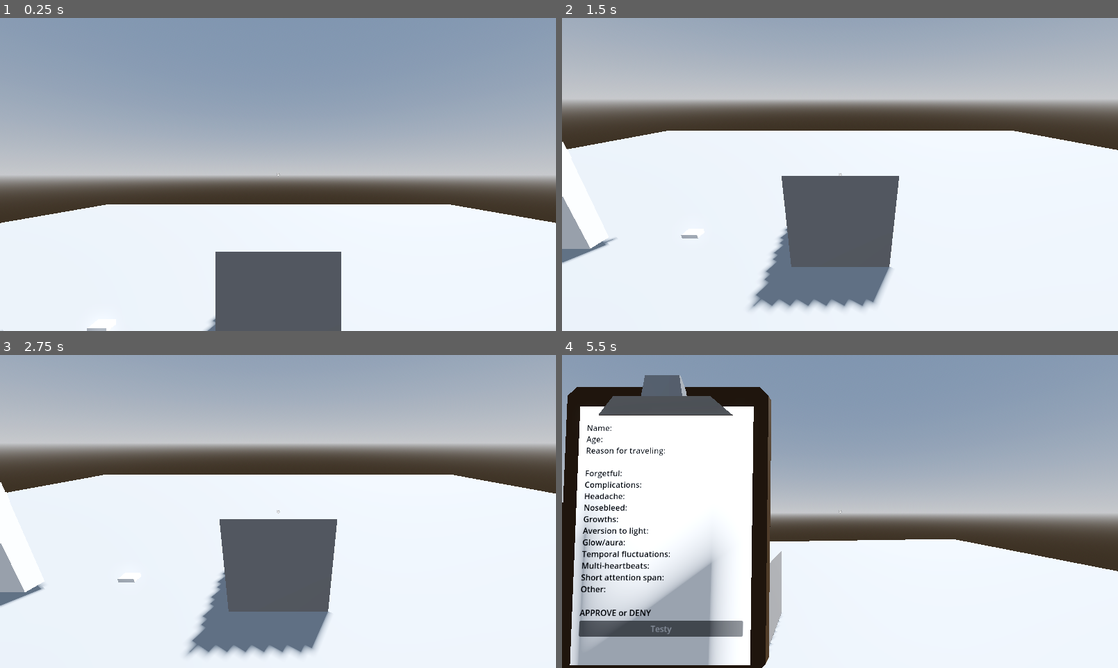
Above: before the commit, frames 1-4 (two rows, left to right).
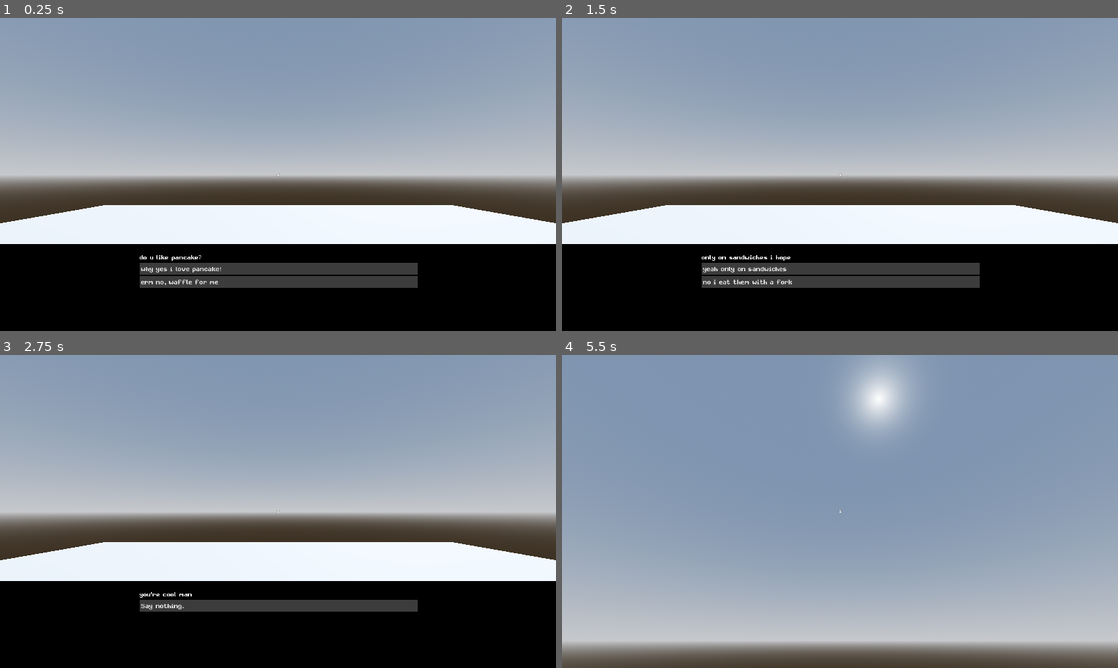
Above: after the commit, the same moments.

Repository: Tzeryushi/The-Filter
Game: Godot game, scene res://scenes/proto_scene.tscn
The game is run twice, just before and just after one commit, with the same random seed, the same clock (stepped at 60 frames per second) and the same inputs. This scene is started directly instead of the project's main scene. Sound files missing from this copy of the repository are replaced by a short silence.
Inputs (mouse positions are in pixels of both pictures, inside the frame that each line leads up to):
- Up to frame 1 (0.25 s): no input
- Up to frame 2 (1.5 s): click (840, 268) at 0.5 s, where only the run after the commit has a clickable "why yes i love pancake!"; click (840, 277) at 1.25 s, where only the run after the commit has a clickable "Patty"
- Up to frame 3 (2.75 s): click (278, 605) at 2 s, where only the run after the commit has a clickable "yeah only on sandwiches"
- Up to frame 4 (5.5 s): click (840, 605) at 2.75 s, where only the run after the commit has a clickable "Say nothing."; tap Enter at 3.5 s; move the mouse to (867, 511) at 3.52 s; hold W (move_forward) 3.53-4.28 s; hold Q (clipboard) 3.53-4.28 s; tap G (drop) at 3.8, 4.35 s; move the mouse to (728, 527) at 4.27 s; hold S (move_back) 4.28-5.03 s; click (728, 527) at 4.42 s; tap E (interact) at 4.55 s; move the mouse to (895, 442) at 5.02 s; hold D (move_right) from 5.03 s (still down); hold E (interact) from 5.03 s (still down); click (895, 442) at 5.3 s

The runs differ from the first frame. In frame 1, 28% of the frame differs, in the area x 0-100%, y 59-100%; in frame 2, 86%, in the area x 0-100%, y 1-100%; in frame 3, 82%; in frame 4, 76%.

Commit message:
state fixes, clipboard object

Diff:
--- /dev/null
+++ b/assets/interactables/items/clipboard/clipboard_object.gd
@@ -0,0 +1 @@
+extends BaseItem
--- /dev/null
+++ b/assets/interactables/items/clipboard/clipboard_object.tscn
@@ -0,0 +1,23 @@
+[gd_scene load_steps=5 format=3 uid="uid://b20jxyhh16ptq"]
+
+[ext_resource type="Script" path="res://assets/interactables/items/clipboard/clipboard_object.gd" id="1_f2nea"]
+[ext_resource type="PackedScene" uid="uid://mdaj0embvoxq" path="res://assets/interactables/items/clipboard/clipboard.glb" id="1_yad8h"]
+[ext_resource type="PackedScene" uid="uid://bssfmatokdd48" path="res://assets/interactables/interaction_volume.tscn" id="2_ewhc8"]
+
+[sub_resource type="BoxShape3D" id="BoxShape3D_njyul"]
+size = Vector3(0.241211, 0.0249023, 0.329102)
+
+[node name="ClipboardObject" type="Node3D"]
+script = ExtResource("1_f2nea")
+item_name = "clipboard"
+
+[node name="clipboard" parent="." instance=ExtResource("1_yad8h")]
+
+[node name="InteractionVolume" parent="." instance=ExtResource("2_ewhc8")]
+interaction_text = "Pick up clipboard"
+
+[node name="CollisionShape3D" type="CollisionShape3D" parent="InteractionVolume"]
+transform = Transform3D(1, 0, 0, 0, 1, 0, 0, 0, 1, 0, 0.00708008, 0)
+shape = SubResource("BoxShape3D_njyul")
+
+[connection signal="interacted" from="InteractionVolume" to="." method="_on_interaction_volume_interacted"]
--- a/entities/player/item_manager.gd
+++ b/entities/player/item_manager.gd
@@ -23,7 +23,7 @@
 
 var is_swapping: bool = false
 var is_inventory_full : get = get_is_inventory_full
-var is_clipboard_acquired: bool = true
+var is_clipboard_acquired: bool = false
 var is_clipboard_held: bool = false
 
 
@@ -103,18 +103,25 @@
 		current_item.process_frame(delta)
 
 
-func pickup_item(item_name: String) -> void:
+func pickup_item(item_name: String) -> bool:
 	if item_name == clipboard.item_name:
 		if not is_clipboard_acquired:
 			clipboard_acquired.emit()
 			is_clipboard_acquired = true
+			swap_clipboard()
+			return true
+		else:
+			return false
+
+	if is_inventory_full:
+		return false
 
 	if current_item:
 		deactivate_item()
-
 	inventory_array.append(item_list[item_name])
 	current_item = inventory_array.back()
 	activate_item()
+	return true
 
 
 func drop_item(_index: int = -1) -> void:
@@ -125,7 +132,10 @@
 	deactivate_item()
 	await anim_player.animation_finished
 
-	SceneManager.get_top_scene().add_child(new_item)
+	if SceneManager.has_scenes():
+		SceneManager.get_top_scene().add_child(new_item)
+	else:
+		camera.get_parent().get_parent().add_child(new_item)
 	# Find intersection from front of arm to the next environmental obstacle
 	var place_point: Vector3
 	place_point = get_tree().get_first_node_in_group("player").global_position
--- a/entities/player/player.gd
+++ b/entities/player/player.gd
@@ -43,10 +43,7 @@
 
 
 func add_item(item_name: String) -> bool:
-	if !item_manager.is_inventory_full:
-		item_manager.pickup_item(item_name)
-		return true
-	return false
+	return item_manager.pickup_item(item_name)
 
 
 func _on_item_manager_clipboard_held(is_held):
--- a/entities/player/player.tscn
+++ b/entities/player/player.tscn
@@ -268,6 +268,85 @@
 "flashlight_deactivate": SubResource("Animation_q75sy")
 }
 
+[sub_resource type="Animation" id="Animation_hfg2d"]
+length = 0.001
+tracks/0/type = "value"
+tracks/0/imported = false
+tracks/0/enabled = true
+tracks/0/path = NodePath("Clipboard:position")
+tracks/0/interp = 1
+tracks/0/loop_wrap = true
+tracks/0/keys = {
+"times": PackedFloat32Array(0),
+"transitions": PackedFloat32Array(1),
+"update": 0,
+"values": [Vector3(-0.354783, 1.14381, 0)]
+}
+tracks/1/type = "value"
+tracks/1/imported = false
+tracks/1/enabled = true
+tracks/1/path = NodePath("Clipboard:rotation")
+tracks/1/interp = 1
+tracks/1/loop_wrap = true
+tracks/1/keys = {
+"times": PackedFloat32Array(0),
+"transitions": PackedFloat32Array(1),
+"update": 0,
+"values": [Vector3(0.939074, 0, 0)]
+}
+tracks/2/type = "value"
+tracks/2/imported = false
+tracks/2/enabled = true
+tracks/2/path = NodePath("Clipboard:visible")
+tracks/2/interp = 1
+tracks/2/loop_wrap = true
+tracks/2/keys = {
+"times": PackedFloat32Array(0),
+"transitions": PackedFloat32Array(1),
+"update": 1,
+"values": [false]
+}
+
+[sub_resource type="Animation" id="Animation_m51dl"]
+resource_name = "clipboard_stow"
+length = 0.15
+tracks/0/type = "value"
+tracks/0/imported = false
+tracks/0/enabled = true
+tracks/0/path = NodePath("Clipboard:position")
+tracks/0/interp = 1
+tracks/0/loop_wrap = true
+tracks/0/keys = {
+"times": PackedFloat32Array(0, 0.15),
+"transitions": PackedFloat32Array(3.03143, 1),
+"update": 0,
+"values": [Vector3(-0.197186, 1.55136, -0.238055), Vector3(-0.354783, 1.14381, 0)]
+}
+tracks/1/type = "value"
+tracks/1/imported = false
+tracks/1/enabled = true
+tracks/1/path = NodePath("Clipboard:rotation")
+tracks/1/interp = 1
+tracks/1/loop_wrap = true
+tracks/1/keys = {
+"times": PackedFloat32Array(0, 0.15),
+"transitions": PackedFloat32Array(3.03143, 1),
+"update": 0,
+"values": [Vector3(1.53996, 0, 0), Vector3(0.939074, 0, 0)]
+}
+tracks/2/type = "value"
+tracks/2/imported = false
+tracks/2/enabled = true
+tracks/2/path = NodePath("Clipboard:visible")
+tracks/2/interp = 1
+tracks/2/loop_wrap = true
+tracks/2/keys = {
+"times": PackedFloat32Array(0, 0.15),
+"transitions": PackedFloat32Array(1, 1),
+"update": 1,
+"values": [true, false]
+}
+
 [sub_resource type="Animation" id="Animation_sefwx"]
 resource_name = "clipboard_view"
 length = 0.3
@@ -306,85 +385,6 @@
 "transitions": PackedFloat32Array(1, 1),
 "update": 1,
 "values": [false, true]
-}
-
-[sub_resource type="Animation" id="Animation_hfg2d"]
-length = 0.001
-tracks/0/type = "value"
-tracks/0/imported = false
-tracks/0/enabled = true
-tracks/0/path = NodePath("Clipboard:position")
-tracks/0/interp = 1
-tracks/0/loop_wrap = true
-tracks/0/keys = {
-"times": PackedFloat32Array(0),
-"transitions": PackedFloat32Array(1),
-"update": 0,
-"values": [Vector3(-0.354783, 1.14381, 0)]
-}
-tracks/1/type = "value"
-tracks/1/imported = false
-tracks/1/enabled = true
-tracks/1/path = NodePath("Clipboard:rotation")
-tracks/1/interp = 1
-tracks/1/loop_wrap = true
-tracks/1/keys = {
-"times": PackedFloat32Array(0),
-"transitions": PackedFloat32Array(1),
-"update": 0,
-"values": [Vector3(0.939074, 0, 0)]
-}
-tracks/2/type = "value"
-tracks/2/imported = false
-tracks/2/enabled = true
-tracks/2/path = NodePath("Clipboard:visible")
-tracks/2/interp = 1
-tracks/2/loop_wrap = true
-tracks/2/keys = {
-"times": PackedFloat32Array(0),
-"transitions": PackedFloat32Array(1),
-"update": 1,
-"values": [false]
-}
-
-[sub_resource type="Animation" id="Animation_m51dl"]
-resource_name = "clipboard_stow"
-length = 0.15
-tracks/0/type = "value"
-tracks/0/imported = false
-tracks/0/enabled = true
-tracks/0/path = NodePath("Clipboard:position")
-tracks/0/interp = 1
-tracks/0/loop_wrap = true
-tracks/0/keys = {
-"times": PackedFloat32Array(0, 0.15),
-"transitions": PackedFloat32Array(3.03143, 1),
-"update": 0,
-"values": [Vector3(-0.197186, 1.55136, -0.238055), Vector3(-0.354783, 1.14381, 0)]
-}
-tracks/1/type = "value"
-tracks/1/imported = false
-tracks/1/enabled = true
-tracks/1/path = NodePath("Clipboard:rotation")
-tracks/1/interp = 1
-tracks/1/loop_wrap = true
-tracks/1/keys = {
-"times": PackedFloat32Array(0, 0.15),
-"transitions": PackedFloat32Array(3.03143, 1),
-"update": 0,
-"values": [Vector3(1.53996, 0, 0), Vector3(0.939074, 0, 0)]
-}
-tracks/2/type = "value"
-tracks/2/imported = false
-tracks/2/enabled = true
-tracks/2/path = NodePath("Clipboard:visible")
-tracks/2/interp = 1
-tracks/2/loop_wrap = true
-tracks/2/keys = {
-"times": PackedFloat32Array(0, 0.15),
-"transitions": PackedFloat32Array(1, 1),
-"update": 1,
-"values": [true, false]
 }
 
 [sub_resource type="AnimationLibrary" id="AnimationLibrary_tt4re"]
@@ -540,7 +540,7 @@
 spot_angle = 20.0013
 
 [node name="Clipboard" parent="PlayerCamera/ItemManager/InventoryRig" instance=ExtResource("18_tmpj6")]
-transform = Transform3D(1, 0, 0, 0, 0.590535, -0.807012, 0, 0.807012, 0.590535, -0.354783, 1.14381, 0)
+transform = Transform3D(1, 0, 0, 0, 0.590536, -0.807012, 0, 0.807012, 0.590536, -0.354783, 1.14381, 0)
 visible = false
 
 [node name="ClipboardAnimator" type="AnimationPlayer" parent="PlayerCamera/ItemManager/InventoryRig"]
--- a/entities/player/player_states/player_disconnected_state.gd
+++ b/entities/player/player_states/player_disconnected_state.gd
@@ -3,6 +3,10 @@
 @export var normal_state: PlayerState
 @export var focused_state: PlayerState
 
+
+func on_enter() -> void:
+	if Input.mouse_mode != Input.MOUSE_MODE_VISIBLE:
+		Input.set_mouse_mode(Input.MOUSE_MODE_VISIBLE)
 
 func process_frame(_delta: float) -> BaseState:
 	if body.is_receiving_input:
--- a/globals/scene_manager.gd
+++ b/globals/scene_manager.gd
@@ -82,6 +82,10 @@
 	container_scene = new_container
 
 
+func has_scenes() -> bool:
+	return current_scenes.size() > 0
+
+
 func get_top_scene() -> Node:
 	return current_scenes[0]
 
--- a/scenes/proto_scene.gd
+++ b/scenes/proto_scene.gd
@@ -6,8 +6,8 @@
 var player: Player
 
 func _ready():
-	#var dialogue: Dialogue = $Player/PlayerCamera/CameraSpace.get_node("Dialogue")
-	#dialogue.begin_dialogue(proto_dialogue)
+	var dialogue: Dialogue = $Player/PlayerCamera/CameraSpace.get_node("Dialogue")
+	dialogue.begin_dialogue(proto_dialogue)
 
 	#add_child(sound_timer)
 	#sound_timer.wait_time = .25
